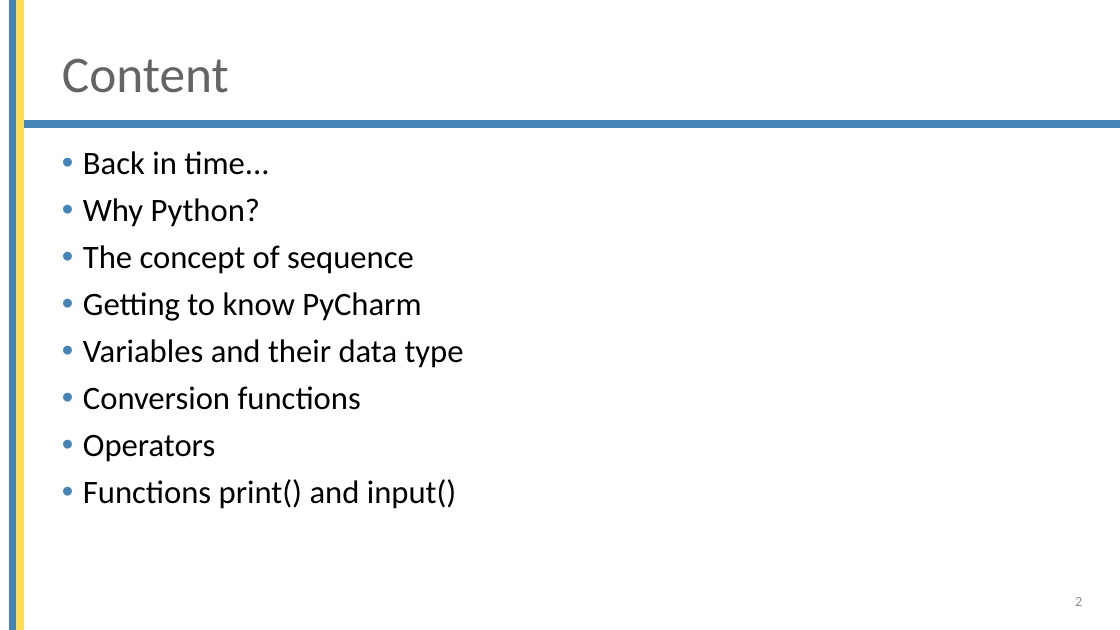
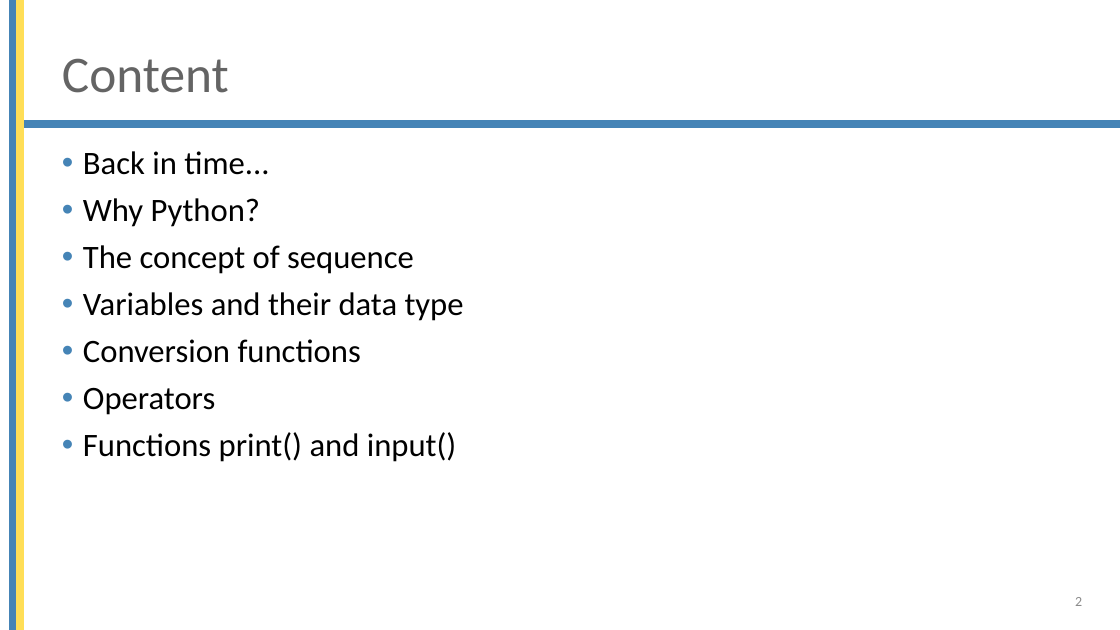
Before and after one commit to brentpulmansTM/Beobank-October-2022, a slide deck: slide 2 of Basic_python/1 Sequence.pptx. Drawn at 1120x630 pixels with LibreOffice and Linux fonts; fonts in the diff are those of the drawing; background and template pictures are left out. Boxes give left, top, right and bottom in pixels: in the first picture for what was removed or moved away, otherwise in the second. Text is boxed around its words. In the diff, an @@ line names an element or a change of style, - is before the commit and + after.

```diff
--- a/Basic_python/1 Sequence.pptx
+++ b/Basic_python/1 Sequence.pptx
@@ text at (83,292,421,321): paragraph removed @@
-• Getting to know PyCharm
```
Also in this commit, not shown: 3 other slides changed, 2 other files.
